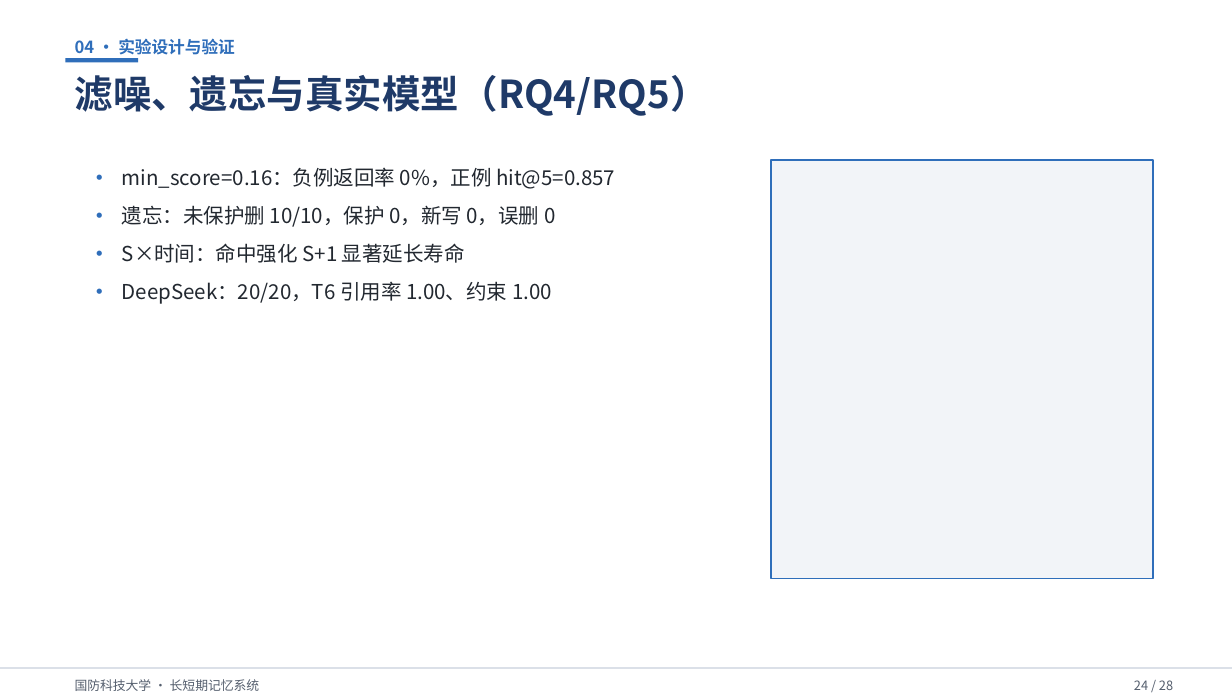
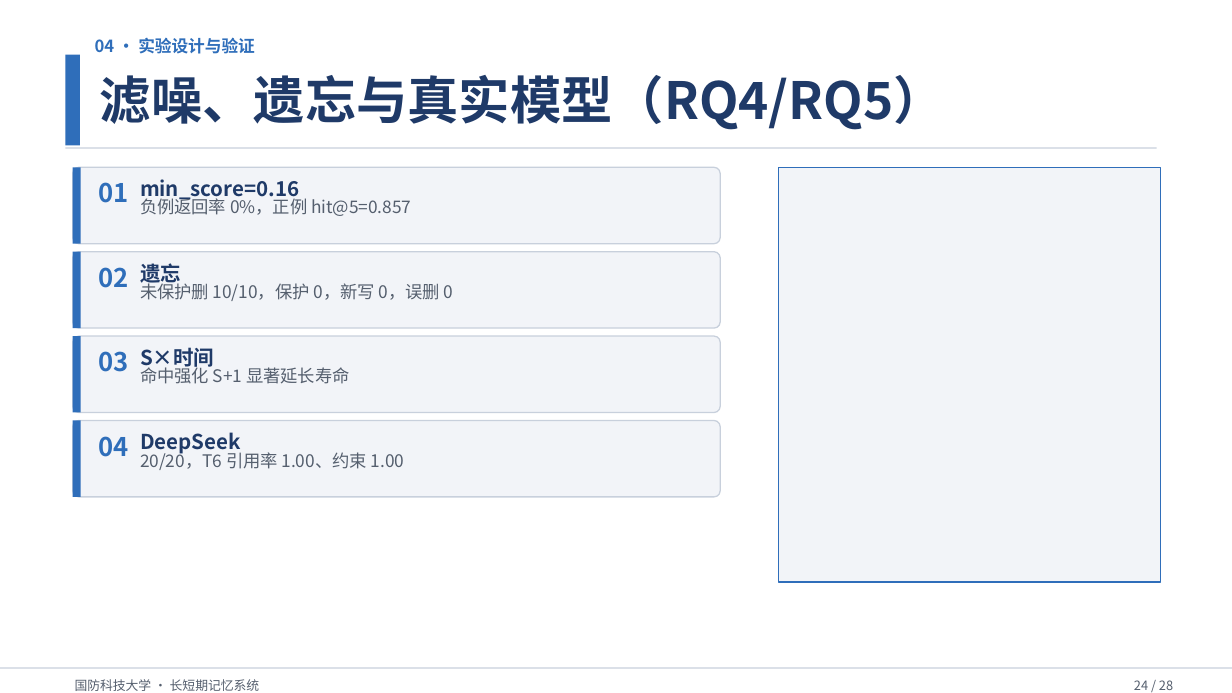
Before and after one commit to Outer-nebula-observer/yz-03, a slide deck: slide 24 of 汇报PPT/最终汇报成果.pptx. Drawn at 1232x693 pixels with LibreOffice and Linux fonts; fonts in the diff are those of the drawing. Boxes give left, top, right and bottom in pixels: in the first picture for what was removed or moved away, otherwise in the second. Text is boxed around its words. In the diff, an @@ line names an element or a change of style, - is before the commit and + after.

```diff
--- a/汇报PPT/最终汇报成果.pptx
+++ b/汇报PPT/最终汇报成果.pptx
@@ rectangle: place and size @@
-rectangle at <box>66,58,139,63</box>
+rectangle at <box>66,55,80,145</box>
@@ text "04 · 实验设计与验证" rewrapped from <box>75,38,235,59</box> to <box>95,37,255,54</box> @@
@@ text "滤噪、遗忘与真实模型（RQ4/RQ5）": place and size @@
-text "滤噪、遗忘与真实模型（RQ4/RQ5）" at <box>75,75,709,116</box>
+text "滤噪、遗忘与真实模型（RQ4/RQ5）" at <box>100,75,945,130</box>
@@ text "滤噪、遗忘与真实模型（RQ4/RQ5）" at <box>100,75,945,130</box>: size 30 to 40 pt @@
@@ rectangle added at <box>66,147,1157,149</box>, fill #C8D0DC @@
@@ rounded rectangle added at <box>73,167,721,244</box>, fill #F2F4F8, outline #C8D0DC 1 pt @@
@@ rectangle added at <box>73,167,81,244</box>, fill #2F6EBA @@
@@ text removed at <box>80,160,106,196</box> @@
-•
@@ text added at <box>140,179,299,202</box>, 16 pt, text #1F3A68, bold @@
+min_score=0.16
@@ rectangle: place and size @@
-rectangle at <box>772,160,1153,579</box>
+rectangle at <box>779,167,1161,582</box>
@@ rectangle at <box>779,167,1161,582</box>: outline #2F6EBA 1 pt to #2F6EBA 1.2 pt @@
@@ text removed at <box>80,199,106,235</box> @@
-•
@@ text added at <box>98,182,128,203</box>, 20 pt, text #2F6EBA, bold @@
+01
@@ text at <box>140,196,411,216</box>: text changed; size 16 to 13.5 pt; text colour #222830 to #555F6E @@
-min_score=0.16：负例返回率 0%，正例 hit@5=0.857
+负例返回率 0%，正例 hit@5=0.857
@@ text removed at <box>80,237,106,273</box> @@
-•
@@ rounded rectangle added at <box>73,251,721,328</box>, fill #F2F4F8, outline #C8D0DC 1 pt @@
@@ rectangle added at <box>73,251,81,328</box>, fill #2F6EBA @@
@@ text added at <box>98,267,128,288</box>, 20 pt, text #2F6EBA, bold @@
+02
@@ text added at <box>140,263,181,286</box>, 16 pt, text #1F3A68, bold @@
+遗忘
@@ text removed at <box>80,274,106,311</box> @@
-•
@@ text at <box>140,280,454,301</box>: text changed; size 16 to 13.5 pt; text colour #222830 to #555F6E @@
-遗忘：未保护删 10/10，保护 0，新写 0，误删 0
+未保护删 10/10，保护 0，新写 0，误删 0
@@ rounded rectangle added at <box>73,336,721,413</box>, fill #F2F4F8, outline #C8D0DC 1 pt @@
@@ rectangle added at <box>73,336,81,413</box>, fill #2F6EBA @@
@@ text added at <box>98,351,128,372</box>, 20 pt, text #2F6EBA, bold @@
+03
@@ text added at <box>140,347,214,371</box>, 16 pt, text #1F3A68, bold @@
+S×时间
@@ text at <box>140,365,350,384</box>: text changed; size 16 to 13.5 pt; text colour #222830 to #555F6E @@
-S×时间：命中强化 S+1 显著延长寿命
+命中强化 S+1 显著延长寿命
@@ rounded rectangle added at <box>73,421,721,497</box>, fill #F2F4F8, outline #C8D0DC 1 pt @@
@@ rectangle added at <box>73,421,81,497</box>, fill #2F6EBA @@
@@ text added at <box>98,436,128,457</box>, 20 pt, text #2F6EBA, bold @@
+04
@@ text at <box>140,449,405,470</box>: text changed; size 16 to 13.5 pt; text colour #222830 to #555F6E @@
-DeepSeek：20/20，T6 引用率 1.00、约束 1.00
+20/20，T6 引用率 1.00、约束 1.00
@@ text added at <box>140,432,240,455</box>, 16 pt, text #1F3A68, bold @@
+DeepSeek
```
Also in this commit, not shown: 27 other slides changed, 2 other files.
